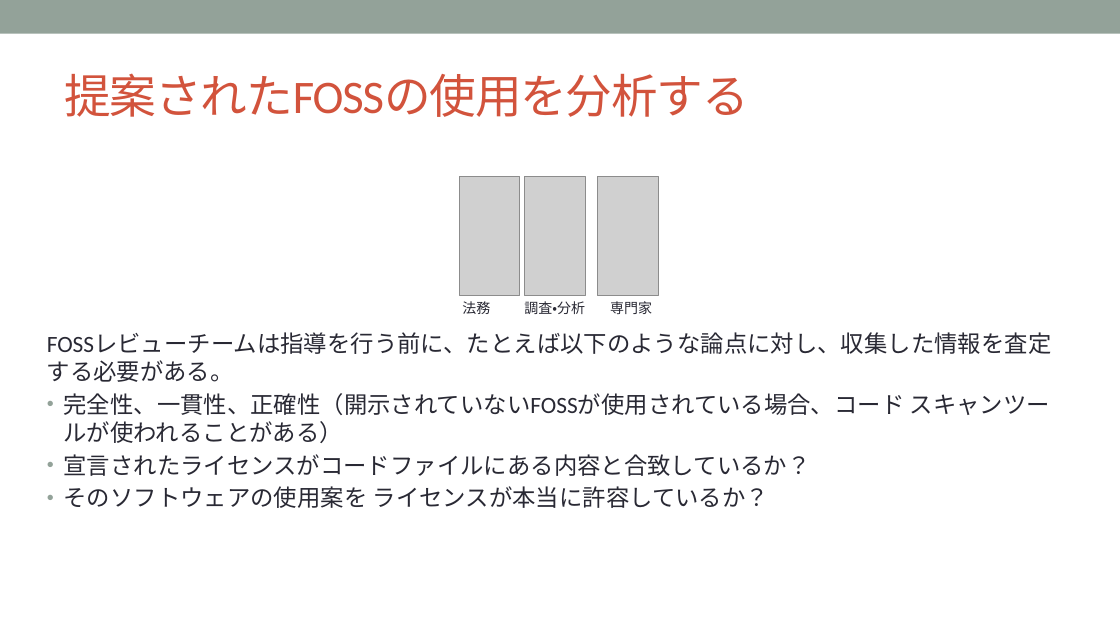
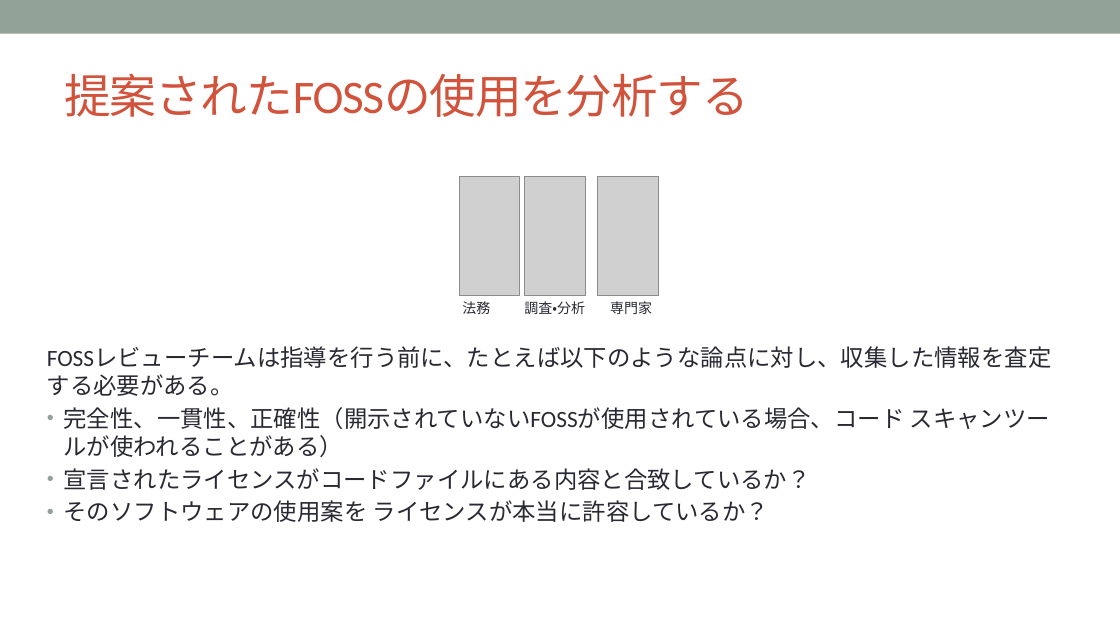
Before and after one commit to OpenChain-Project/Curriculum-Translation-JP, a slide deck: slide 47 of RC/openchain-curriculum-release-2-jp_rc1.0.pptx. Drawn at 1120x630 pixels with LibreOffice and Linux fonts; fonts in the diff are those of the drawing; grey boxes stand for pictures; background and template pictures are left out. Boxes give left, top, right and bottom in pixels: in the first picture for what was removed or moved away, otherwise in the second. Text is boxed around its words. In the diff, an @@ line names an element or a change of style, - is before the commit and + after.

```diff
--- a/RC/openchain-curriculum-release-2-jp_rc1.0.pptx
+++ b/RC/openchain-curriculum-release-2-jp_rc1.0.pptx
@@ text "FOSSレビューチームは指導を行う前に、たとえば以下のような論点に対し、収集した情報を査定する必要がある。": place and size @@
-text "FOSSレビューチームは指導を行う前に、たとえば以下のような論点に対し、収集した情報を査定する必要がある。" at box(47, 333, 1052, 508)
+text "FOSSレビューチームは指導を行う前に、たとえば以下のような論点に対し、収集した情報を査定する必要がある。" at box(47, 346, 1052, 522)
```
Also in this commit, not shown: 30 other slides changed.
